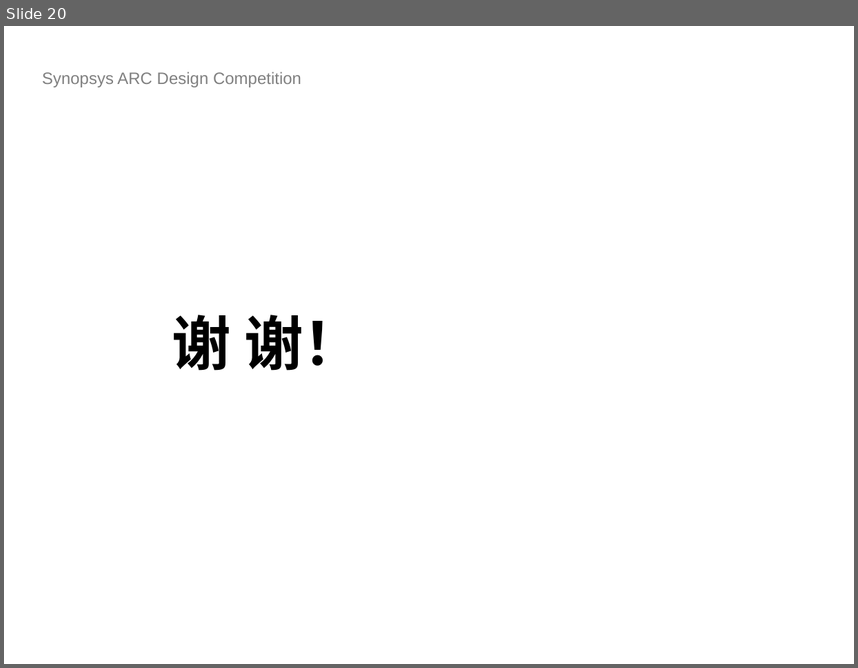
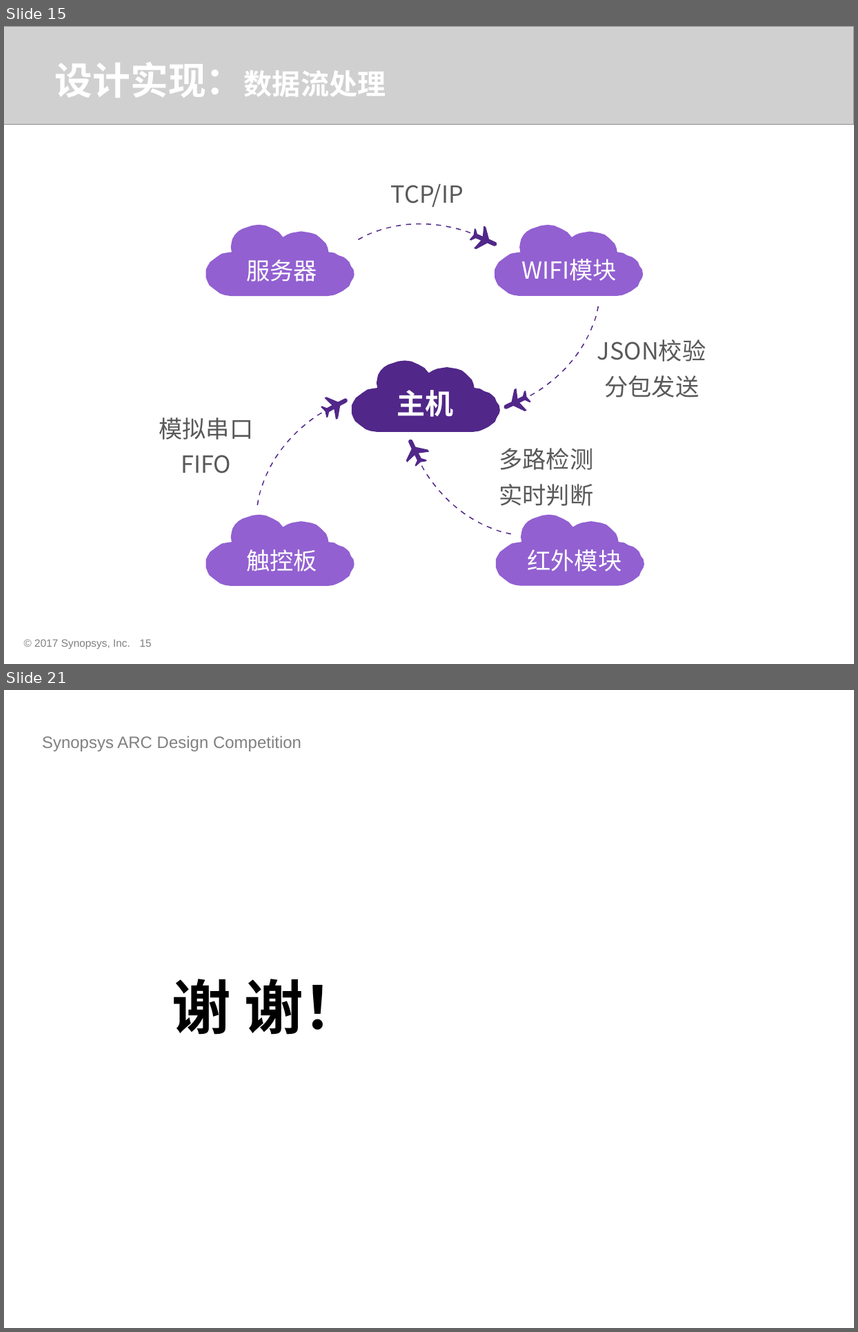
Before and after one commit to foss-for-synopsys-dwc-arc-processors/embarc_applications, a slide deck: arc_design_contest/2018/HUST_SmartLamp/doc/ICC312UP.pptx. Shown one above the other, each under a label of ours: slide 20 before the commit, slides 15 and 21 after it; the slides between them are not shown. The pictures are 858x668 and 858x1332 pixels, drawn with LibreOffice and Linux fonts; fonts in the diff are those of the drawing; grey boxes stand for pictures; background and template pictures are left out. Boxes give left, top, right and bottom in pixels: in the first picture for what was removed or moved away, otherwise in the second. Text is boxed around its words. In the diff, an @@ line names an element or a change of style, - is before the commit and + after.

```diff
--- a/arc_design_contest/2018/HUST_SmartLamp/doc/ICC312UP.pptx
+++ b/arc_design_contest/2018/HUST_SmartLamp/doc/ICC312UP.pptx
@@ slide 15 added at [4,26,854,664], background #FFFFFF @@
@@ picture added at [4,26,854,125] @@
@@ text added at [55,62,386,98], 32 pt, text #FFFFFF, bold @@
+设计实现：数据流处理
@@ text added at [391,184,464,207], 20 pt, text #595959 @@
+TCP/IP
@@ freeform shape added at [206,225,355,296], fill #9260D1 @@
@@ group added at [358,223,500,253]: 13 freeform shapes @@
@@ freeform shape added at [495,225,642,296], fill #9260D1 @@
@@ text added at [246,259,317,281], 20 pt, text #FFFFFF @@
+服务器
@@ text added at [522,259,617,281], 20 pt, text #FFFFFF @@
+WIFI模块
@@ group added at [499,305,601,420]: 13 freeform shapes @@
@@ text added at [597,339,706,397], 20 pt, text #595959 @@
+JSON校验
+分包发送
@@ freeform shape added at [352,360,499,432], fill #512789 @@
@@ text added at [397,390,454,417], 24 pt, text #FFFFFF, bold @@
+主机
@@ text added at [159,417,253,473], 20 pt, text #595959 @@
+模拟串口
+FIFO
@@ group added at [254,388,353,506]: 13 freeform shapes @@
@@ text added at [499,448,593,506], 20 pt, text #595959 @@
+多路检测
+实时判断
@@ freeform shape added at [206,514,355,586], fill #9260D1 @@
@@ group added at [397,434,512,536]: 13 freeform shapes @@
@@ freeform shape added at [496,514,644,586], fill #9260D1 @@
@@ text added at [246,549,317,571], 20 pt, text #FFFFFF @@
+触控板
@@ text added at [527,549,622,571], 20 pt, text #FFFFFF @@
+红外模块
@@ text added at [34,639,130,648], 9 pt, text #808080 @@
+© 2017 Synopsys, Inc.
@@ page number added at [140,639,152,646], 9 pt, text #808080 @@
+15
@@ what was slide 20 is now slide 21 @@
```
Also in this commit, not shown: 6 slides changed, 13 other slides added, 13 slides removed.
